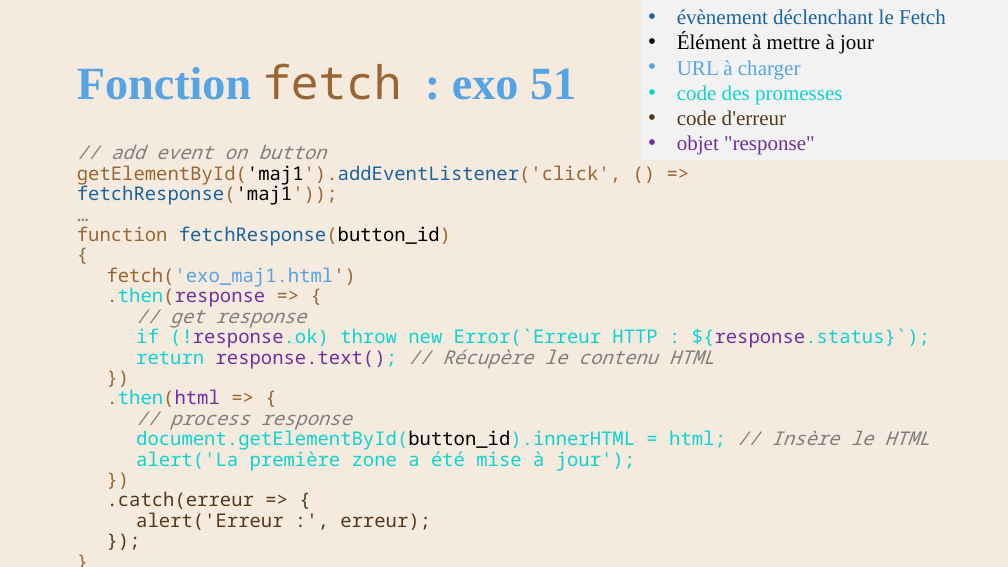
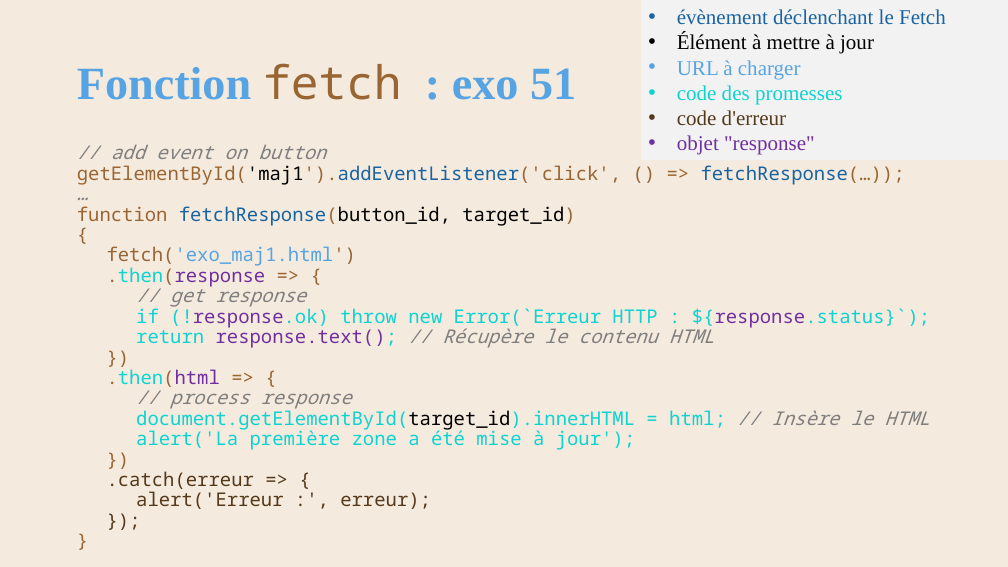
Before and after one commit to AlainWafflard/4IPW3, a slide deck: slide 35 of syllabus/27_requête_asynchrone/syllabus_27_async.pptx. Drawn at 1008x567 pixels with LibreOffice and Linux fonts; fonts in the diff are those of the drawing; background and template pictures are left out. Boxes give left, top, right and bottom in pixels: in the first picture for what was removed or moved away, otherwise in the second. Text is boxed around its words. In the diff, an @@ line names an element or a change of style, - is before the commit and + after.

Commit message:
2026/02/21 : - update chap 27 "async request & API" - add AWebWiz framework with Fetch

```diff
--- a/syllabus/27_requête_asynchrone/syllabus_27_async.pptx
+++ b/syllabus/27_requête_asynchrone/syllabus_27_async.pptx
@@ text at (x1=77, y1=165, x2=905, y2=185): text changed @@
-getElementById('maj1').addEventListener('click', () => fetchResponse('maj1'));
+getElementById('maj1').addEventListener('click', () => fetchResponse(…));
@@ text at (x1=77, y1=206, x2=575, y2=226): text changed; text colour #1963A1 to #000000 @@
-function fetchResponse(button_id)
+function fetchResponse(button_id, target_id)
@@ text at (x1=136, y1=407, x2=930, y2=431): text changed @@
-document.getElementById(button_id).innerHTML = html; // Insère le HTML
+document.getElementById(target_id).innerHTML = html; // Insère le HTML
```
Also in this commit, not shown: 10 other slides changed, 20 slides added, 48 other files.
